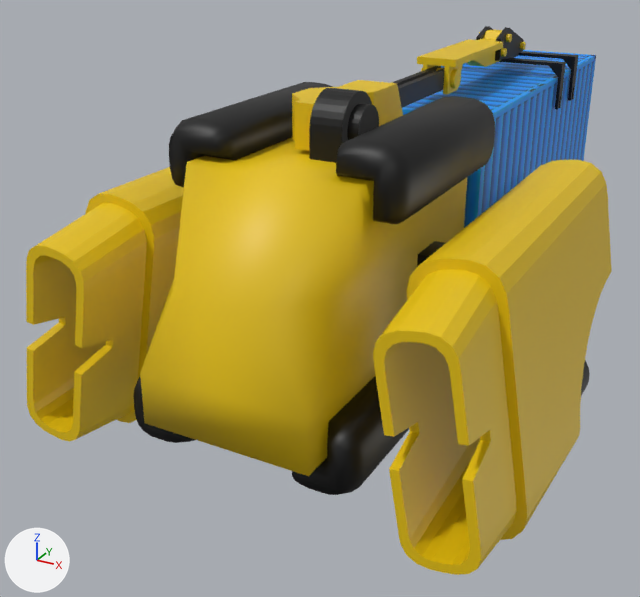
One commit to the glTF model public/models/ship/spaceship.glb: the scene before it, then after it.
Both versions are drawn from a 50 mm camera at (4.54, -9.21, 3.4) aimed at (-1.08, 1.0, -1.71). Lighting does not change. The marker at lower left points along +X, +Y and +Z. Where no turn or scale is listed for an object, it has been applied to the vertices. Vertices at the same position are counted once.
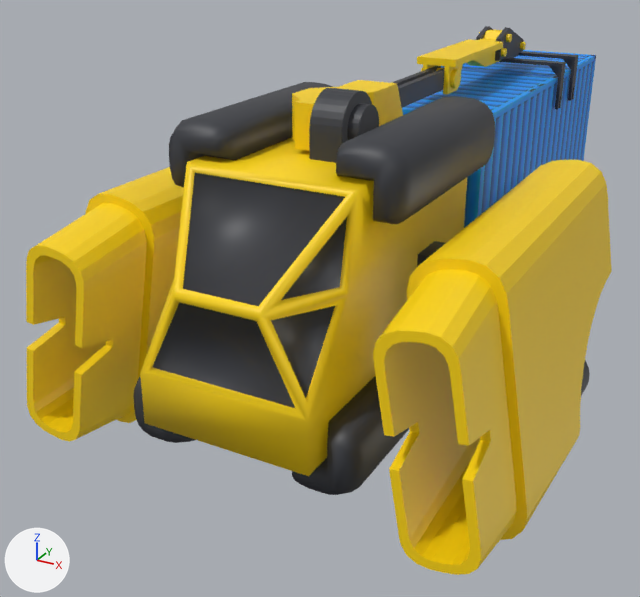
Pixel boxes [x1, y1, x2, y2] of what changed, in the pictures (640 x 597 px):
```json
{"object": "Cube.002", "change": "recoloured", "before": [373, 160, 612, 575], "after": [373, 160, 612, 575]}
{"object": "Cube", "change": "recoloured, reshaped", "before": [140, 138, 467, 476], "after": [140, 138, 467, 476]}
{"object": "Cube.003", "change": "recoloured", "before": [26, 167, 184, 442], "after": [26, 167, 184, 442]}
{"object": "Cube.006", "change": "recoloured", "before": [336, 96, 495, 224], "after": [336, 96, 495, 224], "on screen": "black to grey"}
{"object": "Cube.005", "change": "recoloured", "before": [169, 82, 333, 187], "after": [169, 82, 333, 187], "on screen": "black to grey"}
{"object": "Cube.007", "change": "recoloured", "before": [292, 376, 409, 495], "after": [292, 376, 409, 495]}
{"object": "Cylinder.006", "change": "recoloured", "before": [309, 88, 379, 163], "after": [309, 88, 379, 163], "on screen": "black to grey"}
{"object": "Cube.017", "change": "recoloured", "before": [292, 80, 403, 151], "after": [292, 80, 403, 151]}
{"object": "Cube.019", "change": "recoloured", "before": [417, 29, 503, 94], "after": [417, 29, 503, 94]}
{"object": "Cube.018", "change": "recoloured", "before": [392, 66, 444, 108], "after": [392, 66, 444, 108]}
{"object": "Cube.001", "change": "recoloured", "before": [499, 51, 578, 110], "after": [499, 51, 578, 110]}
{"object": "Cube.008", "change": "recoloured", "before": [134, 377, 195, 443], "after": [134, 377, 195, 443]}
{"object": "Cube.004", "change": "recoloured", "before": [495, 27, 524, 61], "after": [495, 27, 524, 61], "on screen": "black to grey"}
{"object": "Cube.011", "change": "recoloured", "before": [417, 241, 445, 267], "after": [417, 241, 445, 267]}
{"object": "Cylinder.007", "change": "recoloured", "before": [421, 68, 461, 88], "after": [421, 68, 461, 88]}
{"object": "Cube.020", "change": "recoloured", "before": [476, 26, 493, 40], "after": [476, 26, 493, 40]}
{"object": "Cylinder.010", "change": "recoloured", "before": [501, 48, 507, 57], "after": [501, 48, 507, 57]}
{"object": "Cylinder.009", "change": "recoloured", "before": [479, 32, 512, 42], "after": [479, 32, 512, 42]}
{"object": "Cylinder.008", "change": "recoloured", "before": [520, 42, 526, 50], "after": [520, 42, 526, 50]}
{"part": 1, "of": "me_cube_009", "change": "built on", "before": [140, 162, 360, 422], "after": [140, 162, 360, 422]}
```

Edits to the scene script, one JSON object a line:
```json
{"op": "set", "path": "mat_yellow.base_color", "old": "(0.801, 0.542, 0.0)", "new": "(1.0, 0.677, 0.0)", "note": "yellow #e7c200 -> yellow #ffd700"}
{"op": "set", "path": "mat_black.base_color", "old": "(0.0, 0.0, 0.0)", "new": "(0.0375, 0.0404, 0.05)", "note": "black #000000 -> black #36393f"}
{"block": "me_cube_009", "where": "# used by ob_cube; location = (0.0, -2.0, 0.0)"}
{"op": "remove", "block": "me_cube_009", "code": "me_cube_009.from_pydata(...)  # 128 vertices, 252 faces; spans x -1.0..1.0, y -1.0..6.6, z -1.6..1.0"}
{"op": "add", "block": "me_cube_009", "code": "me_cube_009.from_pydata(...)  # 168 vertices, 332 faces; spans x -1.0..1.0, y -1.0..6.6, z -1.6..1.0"}
{"block": "me_cube_009", "change": "me_cube_009 part 1"}
{"block": "me_cube_009", "change": "8 faces are deleted"}
{"block": "me_cube_009", "change": "40 vertices are added at x -0.96..0.96, y -1.0..-0.01, z -0.93..0.95"}
{"block": "me_cube_009", "change": "80 new faces join them, mat_yellow (yellow #ffd700)"}
{"block": "me_cube_009", "change": "8 new faces join them, mat_black (black #36393f)"}
{"op": "add", "block": "me_cube_009", "code": "me_cube_009.materials.append(mat_black)  # black #36393f"}
```
